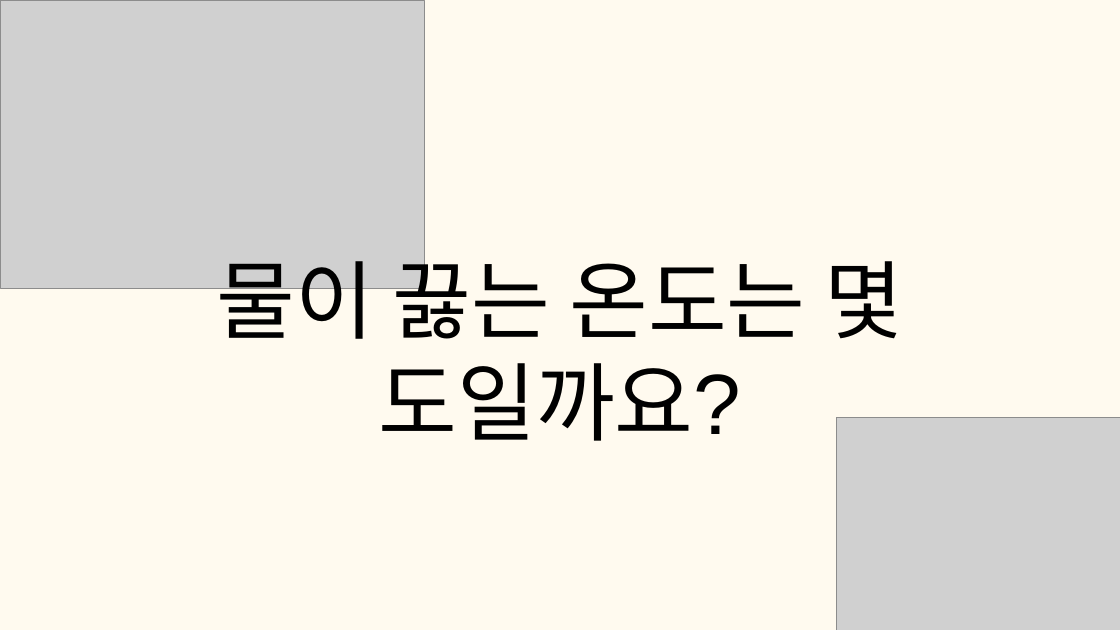
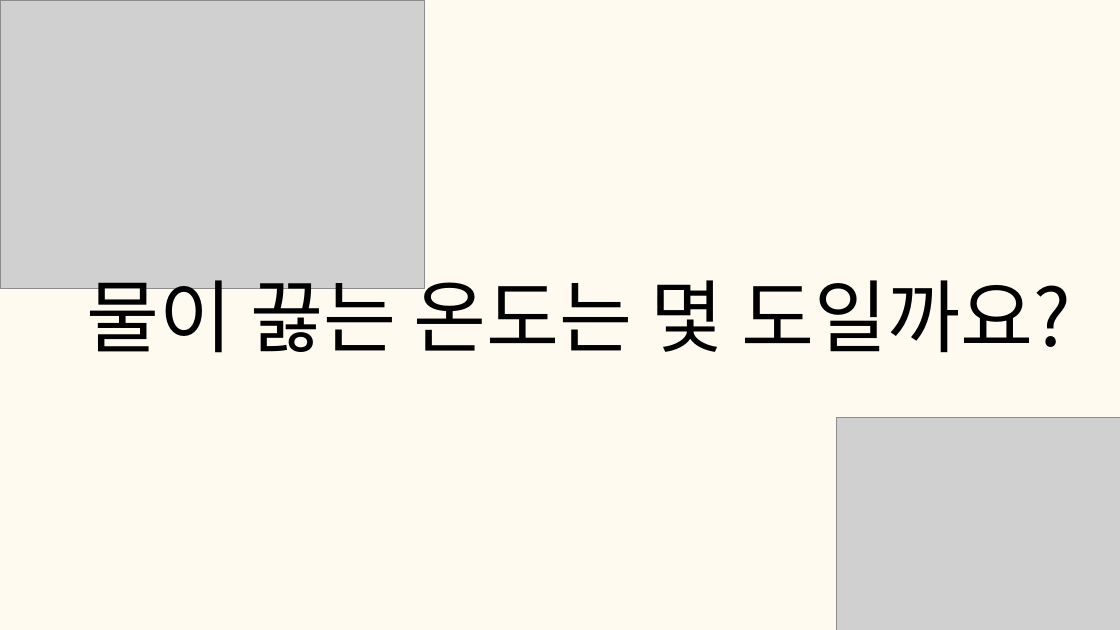
Before and after one commit to tkdgns25300/sunday_play, a slide deck: slide 11 of public/downloads/games/common-sense-quiz/rules.pptx. Drawn at 1120x630 pixels with LibreOffice and Linux fonts; fonts in the diff are those of the drawing; grey boxes stand for pictures. Boxes give left, top, right and bottom in pixels: in the first picture for what was removed or moved away, otherwise in the second. Text is boxed around its words. In the diff, an @@ line names an element or a change of style, - is before the commit and + after.

```diff
--- a/public/downloads/games/common-sense-quiz/rules.pptx
+++ b/public/downloads/games/common-sense-quiz/rules.pptx
@@ text "물이 끓는 온도는 몇 도일까요?": place and size @@
-text "물이 끓는 온도는 몇 도일까요?" at bbox=[216, 245, 904, 441]
+text "물이 끓는 온도는 몇 도일까요?" at bbox=[87, 265, 1071, 353]
@@ text "물이 끓는 온도는 몇 도일까요?" at bbox=[87, 265, 1071, 353]: size 110 to 102 pt, font Arial to Noto Sans CJK KR; line spacing 132pt to 122.4pt @@
```
Also in this commit, not shown: 44 other slides changed, 3 other files.
